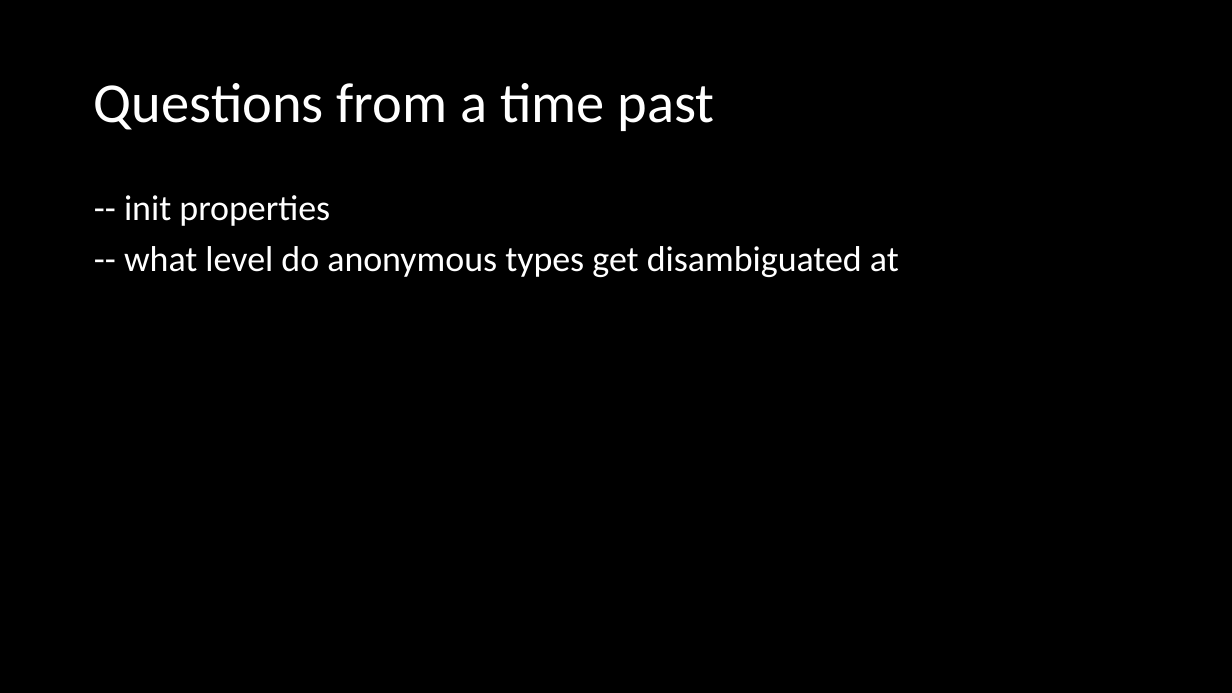
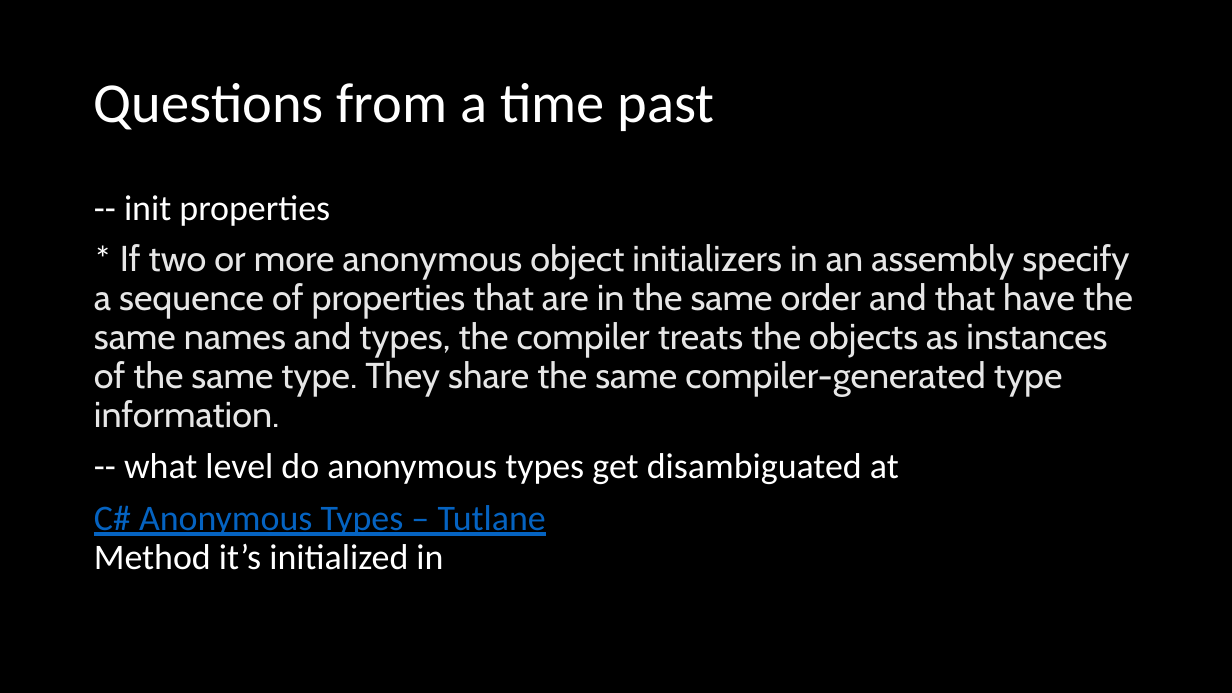
Before and after one commit to microsoft/Flash_University, a slide deck: slide 2 of CLR_via_CSharp/Chapter 11 - Events/Events.pptx. Drawn at 1232x693 pixels with LibreOffice and Linux fonts; fonts in the diff are those of the drawing. Boxes give left, top, right and bottom in pixels: in the first picture for what was removed or moved away, otherwise in the second. Text is boxed around its words. In the diff, an @@ line names an element or a change of style, - is before the commit and + after.

Commit message:
updating ppt

```diff
--- a/CLR_via_CSharp/Chapter 11 - Events/Events.pptx
+++ b/CLR_via_CSharp/Chapter 11 - Events/Events.pptx
@@ text at <box>94,244,1133,428</box>: paragraph added @@
+* If two or more anonymous object initializers in an assembly specify a sequence of properties that are in the same order and that have the same names and types, the compiler treats the objects as instances of the same type. They share the same compiler-generated type information.
@@ text at <box>94,505,546,570</box>: paragraph added @@
+C# Anonymous Types – Tutlane
+Method it’s initialized in
```
